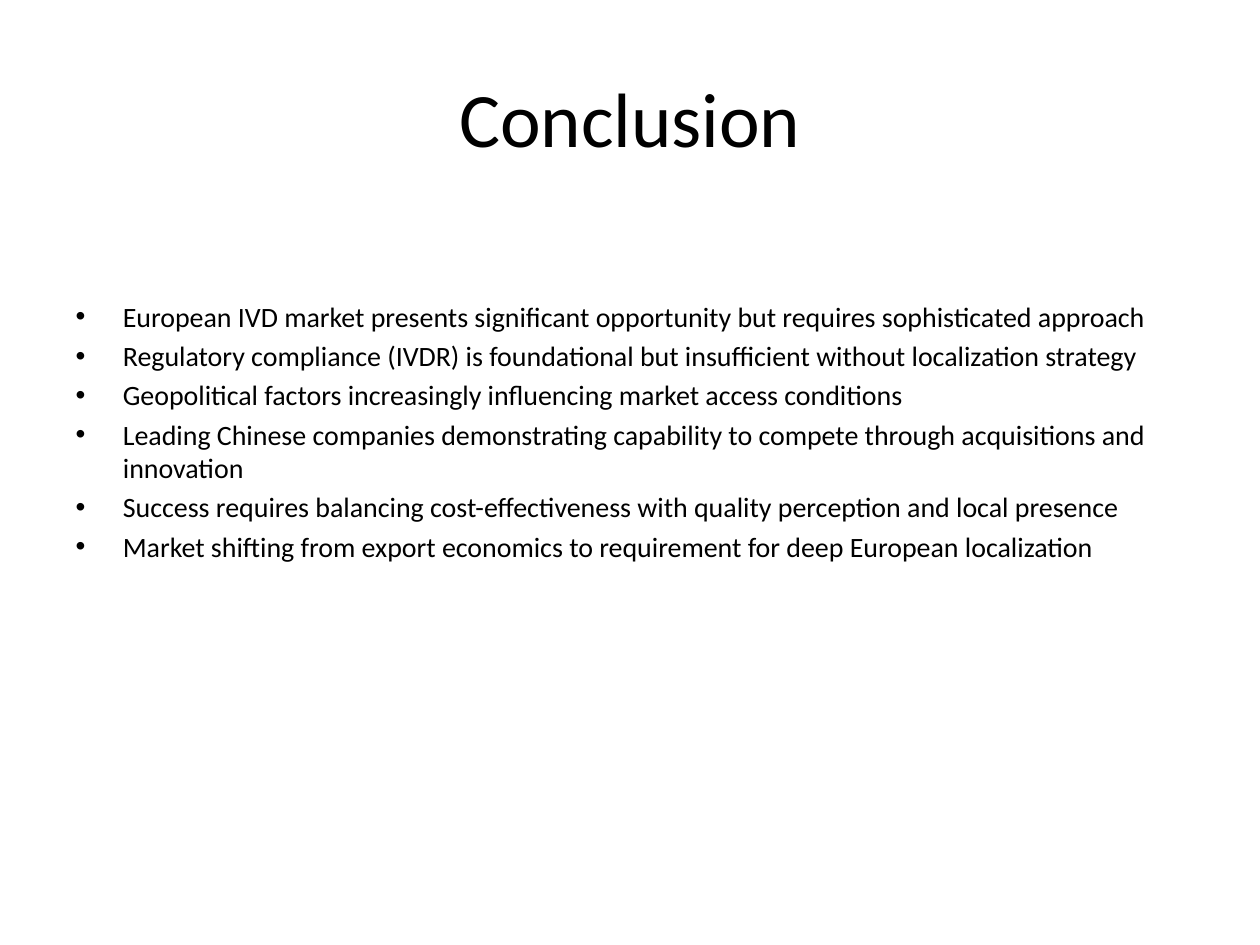
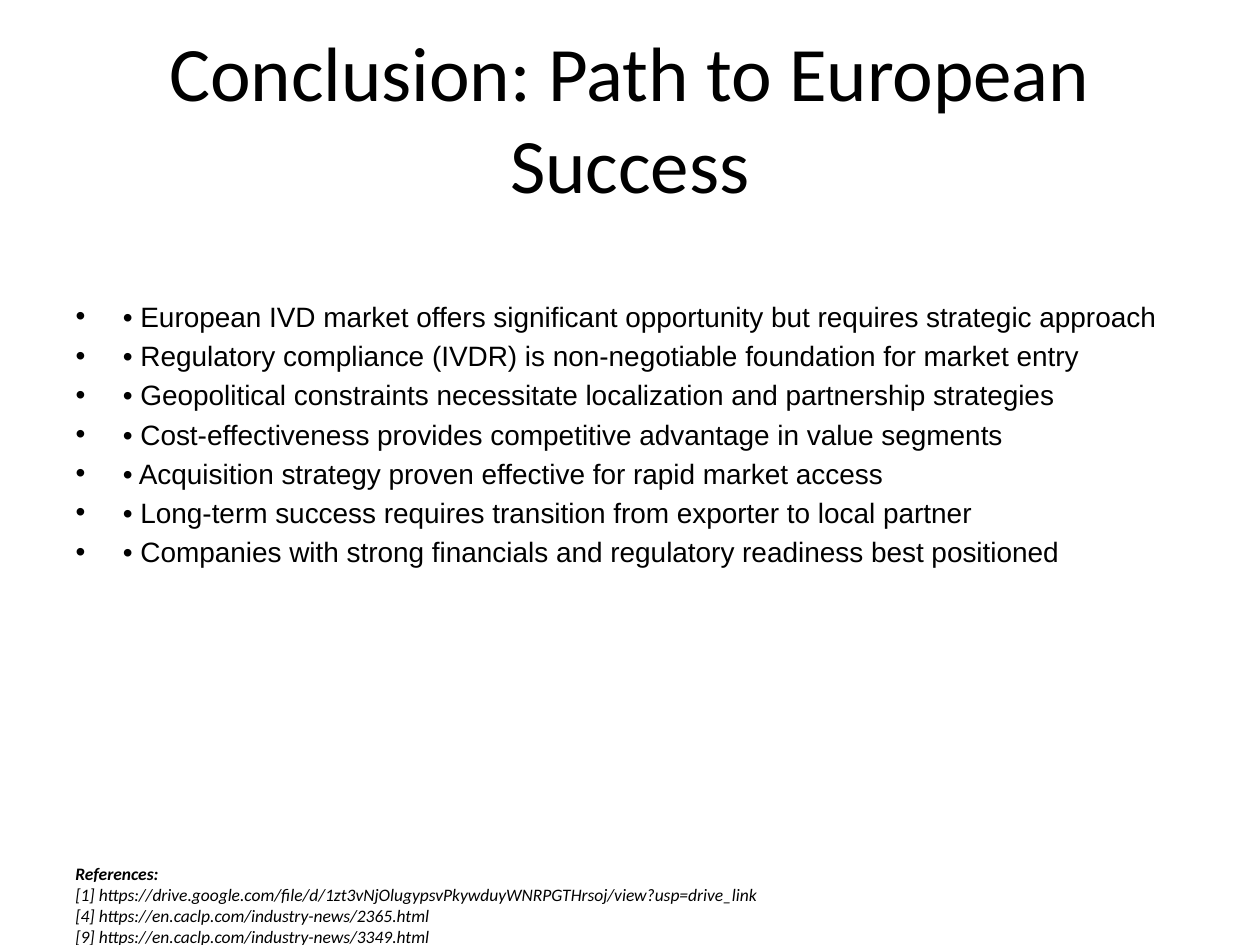
Before and after one commit to mariswarycharan/Desk_Research_Automation, a slide deck: slide 15 of ppts/european_ivd_market_analysis.pptx (slide 14 before the commit). Drawn at 1260x945 pixels with LibreOffice and Linux fonts; fonts in the diff are those of the drawing. Boxes give left, top, right and bottom in pixels: in the first picture for what was removed or moved away, otherwise in the second. Text is boxed around its words. In the diff, an @@ line names an element or a change of style, - is before the commit and + after.

```diff
--- a/ppts/european_ivd_market_analysis.pptx
+++ b/ppts/european_ivd_market_analysis.pptx
@@ title at (169, 47, 1089, 194): text changed @@
-Conclusion
+Conclusion: Path to European Success
@@ text at (139, 306, 1155, 567): text changed; font Calibri to Arial @@
-• European IVD market presents significant opportunity but requires sophisticated approach
-• Regulatory compliance (IVDR) is foundational but insufficient without localization strategy
-• Geopolitical factors increasingly influencing market access conditions
-• Leading Chinese companies demonstrating capability to compete through acquisitions and innovation
-• Success requires balancing cost-effectiveness with quality perception and local presence
-• Market shifting from export economics to requirement for deep European localization
+• • European IVD market offers significant opportunity but requires strategic approach
+• • Regulatory compliance (IVDR) is non-negotiable foundation for market entry
+• • Geopolitical constraints necessitate localization and partnership strategies
+• • Cost-effectiveness provides competitive advantage in value segments
+• • Acquisition strategy proven effective for rapid market access
+• • Long-term success requires transition from exporter to local partner
+• • Companies with strong financials and regulatory readiness best positioned
@@ text added at (75, 868, 757, 945), 10 pt, text #000000, italic @@
+References:
+[1] https://drive.google.com/file/d/1zt3vNjOlugypsvPkywduyWNRPGTHrsoj/view?usp=drive_link
+[4] https://en.caclp.com/industry-news/2365.html
+[9] https://en.caclp.com/industry-news/3349.html
```
Also in this commit, not shown: 8 other slides changed, 6 slides added, 6 slides removed, 10 other files.
